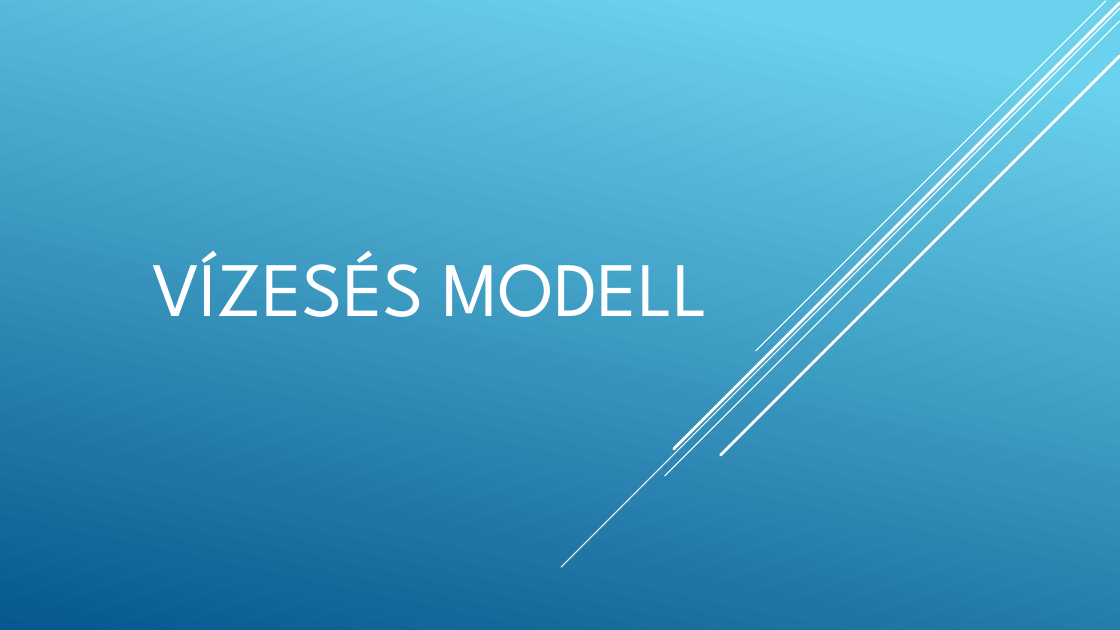
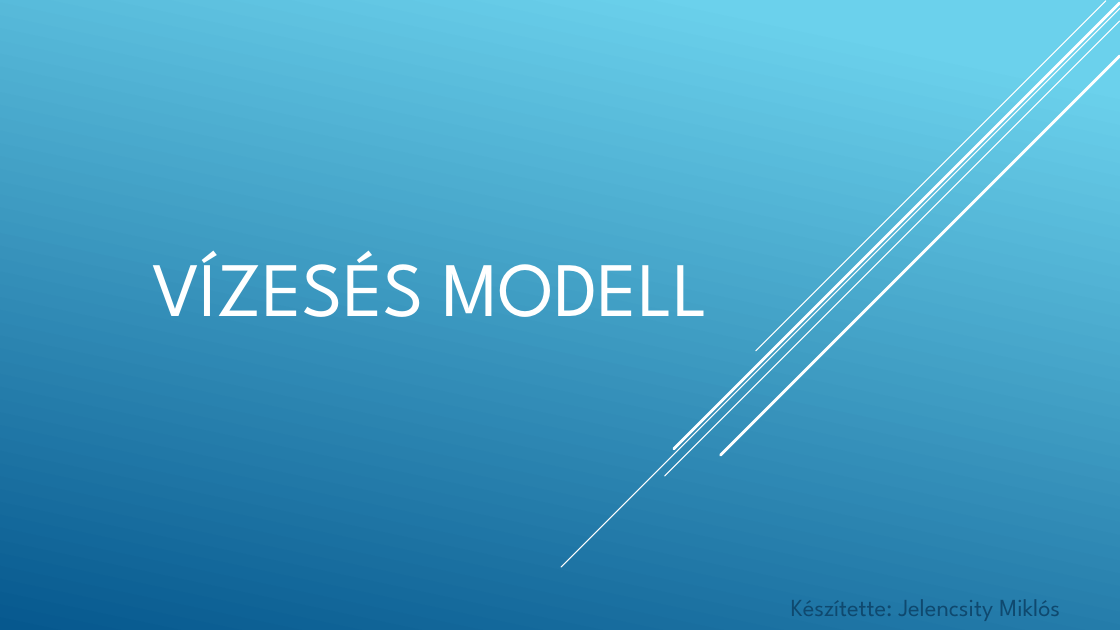
Before and after one commit to JelencsityMiklous/ppt, a slide deck: slide 1 of Vízesés modell.pptx. Drawn at 1120x630 pixels with LibreOffice and Linux fonts; fonts in the diff are those of the drawing. Boxes give left, top, right and bottom in pixels: in the first picture for what was removed or moved away, otherwise in the second. Text is boxed around its words. In the diff, an @@ line names an element or a change of style, - is before the commit and + after.

```diff
--- a/Vízesés modell.pptx
+++ b/Vízesés modell.pptx
@@ subtitle added at [791,599,1060,621], 21 pt, text #0F496F @@
+Készítette: Jelencsity Miklós
```
Also in this commit, not shown: 1 other slide changed, 4 slides added, 3 slides removed.
